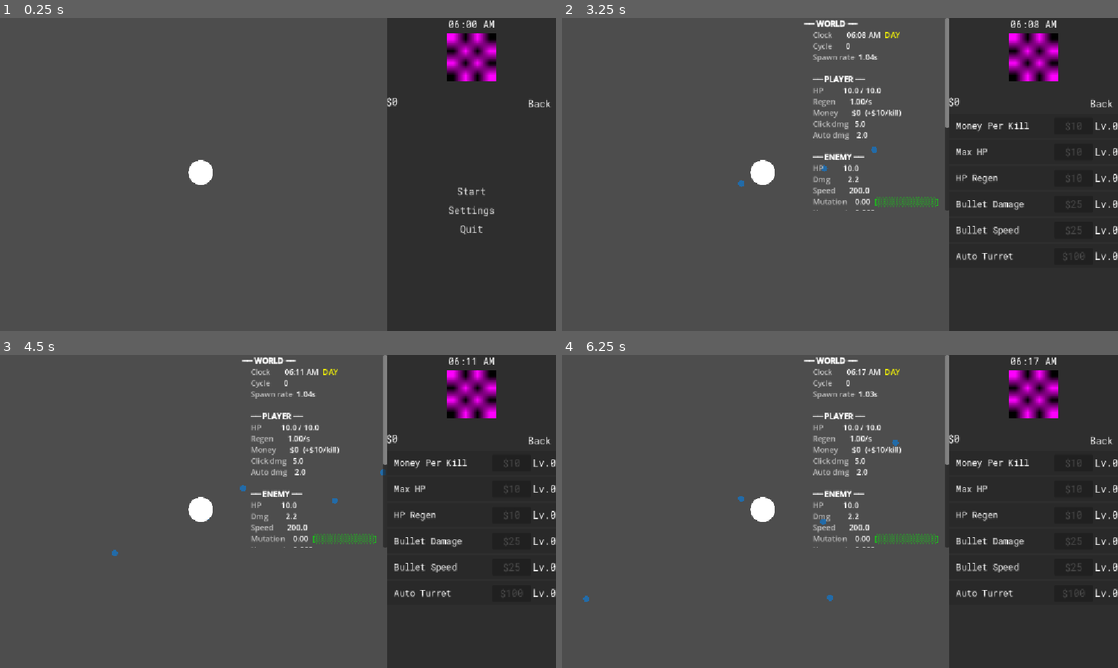
Above: before the commit, frames 1-4 (two rows, left to right).
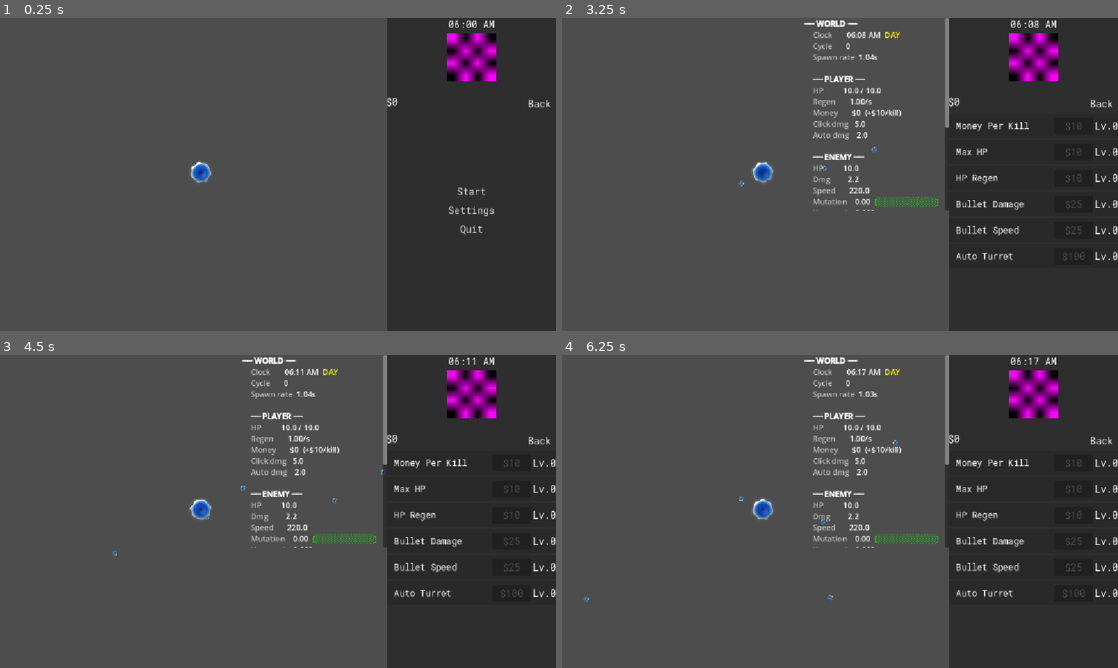
Above: after the commit, the same moments.

Repository: Star2578/Sunshine-no-Rainbow
Game: Godot game, scene res://scenes/game.tscn
Two runs of this game, one before a commit and one after it. Both use one fixed random seed, a clock stepped at 60 frames per second and the inputs below.
Inputs (mouse positions are in pixels of both pictures, inside the frame that each line leads up to):
- Up to frame 1 (0.25 s): no input
- Up to frame 2 (3.25 s): click "Start" at 0.5 s; click "Back" at 1.25 s; move the mouse to (962, 158) at 2.02 s; click (962, 158) at 2.17 s; drag from (728, 190) to (845, 155) at 2.77 s
- Up to frame 3 (4.5 s): move the mouse to (333, 442) at 3.52 s; click (333, 442) at 3.67 s; drag from (250, 574) to (372, 473) at 4.27 s
- Up to frame 4 (6.25 s): move the mouse to (1006, 558) at 5.02 s; click (1006, 558) at 5.17 s; drag from (673, 464) to (967, 495) at 5.77 s

The runs differ from the first frame. In frame 1, 0.3% of the frame differs, in the area x 33-39%, y 45-54%; in frame 2, 0.3%; in frame 3, 0.3%; in frame 4, 0.4%, in the area x 3-61%, y 27-79%.

Commit message:
visual 2

Diff:
--- a/scenes/bullet.tscn
+++ b/scenes/bullet.tscn
@@ -1,10 +1,15 @@
 [gd_scene format=3 uid="uid://bx2i1jvvax56a"]
 
 [ext_resource type="Script" uid="uid://dvdrewkkxbdms" path="res://scripts/bullet.gd" id="1_y25gk"]
+[ext_resource type="Shader" uid="uid://ck6321dnbumga" path="res://shaders/bullet.gdshader" id="2_l5glv"]
 [ext_resource type="Texture2D" uid="uid://c16ec7fwceihk" path="res://sprites/circle.png" id="2_y25gk"]
 
 [sub_resource type="CircleShape2D" id="CircleShape2D_l5glv"]
 radius = 45.0
+
+[sub_resource type="ShaderMaterial" id="ShaderMaterial_eoqba"]
+shader = ExtResource("2_l5glv")
+shader_parameter/pressure = 0.0
 
 [node name="Bullet" type="Area2D" unique_id=436873160]
 scale = Vector2(0.5, 0.5)
@@ -14,11 +19,14 @@
 shape = SubResource("CircleShape2D_l5glv")
 
 [node name="Sprite2D" type="Sprite2D" parent="." unique_id=243701521]
-modulate = Color(0.13384321, 0.4195313, 0.6595918, 1)
+material = SubResource("ShaderMaterial_eoqba")
 scale = Vector2(0.5, 0.5)
 texture = ExtResource("2_y25gk")
 
 [node name="VisibleOnScreenNotifier2D" type="VisibleOnScreenNotifier2D" parent="." unique_id=318720749]
 
+[node name="GPUParticles2D" type="GPUParticles2D" parent="." unique_id=784506521]
+emitting = false
+
 [connection signal="area_entered" from="." to="." method="_on_bullet_hit"]
 [connection signal="screen_exited" from="VisibleOnScreenNotifier2D" to="." method="_on_screen_exit"]
--- a/scenes/enemy.tscn
+++ b/scenes/enemy.tscn
@@ -11,6 +11,7 @@
 shader = ExtResource("2_4ra3w")
 shader_parameter/mutation = 0.0
 shader_parameter/hue_seed = 0.0
+shader_parameter/time_offset = 0.0
 
 [sub_resource type="ParticleProcessMaterial" id="ParticleProcessMaterial_4ra3w"]
 particle_flag_disable_z = true
--- a/scenes/player.tscn
+++ b/scenes/player.tscn
@@ -2,9 +2,14 @@
 
 [ext_resource type="Script" uid="uid://d2kgdenecjfmb" path="res://scripts/player.gd" id="1_g2els"]
 [ext_resource type="Texture2D" uid="uid://c16ec7fwceihk" path="res://sprites/circle.png" id="2_g2els"]
+[ext_resource type="Shader" uid="uid://ck6321dnbumga" path="res://shaders/bullet.gdshader" id="2_qhqgy"]
 
 [sub_resource type="CircleShape2D" id="CircleShape2D_g2els"]
 radius = 63.07139
+
+[sub_resource type="ShaderMaterial" id="ShaderMaterial_dqkch"]
+shader = ExtResource("2_qhqgy")
+shader_parameter/pressure = 1.0
 
 [node name="Player" type="Area2D" unique_id=580082574]
 scale = Vector2(0.4, 0.4)
@@ -15,4 +20,5 @@
 
 [node name="Sprite2D" type="Sprite2D" parent="." unique_id=1883255769]
 z_index = 10
+material = SubResource("ShaderMaterial_dqkch")
 texture = ExtResource("2_g2els")
--- a/scripts/enemy.gd
+++ b/scripts/enemy.gd
@@ -30,6 +30,8 @@
 		get_node("CollisionShape2D").set_deferred("disabled", false)
 	if GameManager.player:
 		look_at(GameManager.player.global_position)
+	var mat = $Sprite2D.material as ShaderMaterial
+	mat.set_shader_parameter("time_offset", randf() * 100.0)  # large range so they're well spread
 	_apply_shader_params()
 
 func deactivate():
--- a/scripts/globals/game_manager.gd
+++ b/scripts/globals/game_manager.gd
@@ -182,7 +182,8 @@
 	return base_enemy_hp * modifier * pow(1.15, cycle_count)
 
 func get_current_enemy_speed():
-	return base_enemy_speed
+	var modifier = 1.1 if is_day else 0.9
+	return base_enemy_speed * modifier * pow(1.1, cycle_count)
 
 func get_money_for_kill():
 	var modifier = 1 if is_day else 2        # night = double money
--- a/scripts/player.gd
+++ b/scripts/player.gd
@@ -52,6 +52,16 @@
 	b.look_at(get_global_mouse_position())
 	b.fire()
 
+	pool_index = (pool_index + 1) % bullet_pool.size()
+
+	# Set pressure from damage upgrade level
+	var dmg_level = GameManager.upgrades["bullet_dmg"]["level"]
+	var mat = b.get_node("Sprite2D").material as ShaderMaterial
+	if mat:
+		mat.set_shader_parameter("time_offset", randf() * 100.0)
+		mat.set_shader_parameter("pressure", clamp(dmg_level / 3.0, 0.0, 1.0))
+
+	b.fire()
 	pool_index = (pool_index + 1) % bullet_pool.size()
 
 func enable_auto_turret():
--- /dev/null
+++ b/shaders/bullet.gdshader
@@ -0,0 +1,94 @@
+shader_type canvas_item;
+
+// 0.0 = base water droplet, 1.0 = high pressure jet
+uniform float pressure : hint_range(0.0, 1.0) = 0.0;
+uniform float time_offset = 0.0;
+
+void fragment() {
+    vec2 uv = UV - 0.5;
+    float dist = length(uv);
+    float t = TIME + time_offset;
+
+    // -------------------------------------------------------
+    // SHAPE — soft circle with wobbly edge
+    // pressure tightens the wobble: base = lazy, upgraded = crisp
+    // -------------------------------------------------------
+    float angle = atan(uv.y, uv.x);
+
+    float wobble_speed  = mix(2.0, 5.0, pressure);
+    float wobble_amount = mix(0.06, 0.02, pressure);  // less wobbly when pressurized
+    float wobble_freq   = mix(4.0, 7.0, pressure);    // more ripple segments when pressurized
+
+    float wobble = sin(angle * wobble_freq + t * wobble_speed) * wobble_amount;
+             wobble += sin(angle * (wobble_freq + 2.0) - t * wobble_speed * 0.7) * wobble_amount * 0.5;
+
+    float radius = mix(0.38, 0.42, pressure) + wobble;  // pressurized = slightly smaller, tighter
+    float edge_softness = mix(0.10, 0.04, pressure);     // pressurized = harder edge
+
+    float body = smoothstep(radius, radius - edge_softness, dist);
+
+    // -------------------------------------------------------
+    // DEPTH — fake 3D sphere feel
+    // light source top-left, darker at edges
+    // -------------------------------------------------------
+    vec2 light_dir = normalize(vec2(-0.4, -0.6));
+    float diffuse = dot(normalize(vec3(uv, sqrt(max(0.0, 1.0 - dot(uv * 2.0, uv * 2.0))))), vec3(light_dir, 0.6));
+    diffuse = clamp(diffuse, 0.0, 1.0);
+
+    // -------------------------------------------------------
+    // SPECULAR — water surface highlight
+    // pressure makes highlight tighter and brighter (more like a jet than a droplet)
+    // -------------------------------------------------------
+    float spec_power = mix(12.0, 40.0, pressure);
+    float specular = pow(diffuse, spec_power);
+
+    // Small secondary highlight — the inner light bounce
+    vec2 bounce_offset = vec2(0.12, 0.1);
+    float bounce = smoothstep(0.22, 0.0, length(uv - bounce_offset));
+    bounce *= mix(0.3, 0.15, pressure);
+
+    // -------------------------------------------------------
+    // COLOR
+    // base: soft translucent water blue
+    // pressurized: deeper, more saturated, colder
+    // -------------------------------------------------------
+    vec3 deep_color    = mix(vec3(0.05, 0.30, 0.70), vec3(0.00, 0.15, 0.60), pressure);
+    vec3 mid_color     = mix(vec3(0.20, 0.60, 0.95), vec3(0.10, 0.45, 0.90), pressure);
+    vec3 surface_color = mix(vec3(0.70, 0.90, 1.00), vec3(0.85, 0.95, 1.00), pressure);
+
+    // Blend by distance from center: deep → mid → surface
+    float depth_blend = smoothstep(0.0, 0.38, dist);
+    vec3 color = mix(deep_color, mid_color, depth_blend);
+    color = mix(color, surface_color, smoothstep(0.25, 0.42, dist));
+
+    // Add diffuse shading for the sphere illusion
+    color = mix(color * 0.5, color, diffuse * 0.7 + 0.3);
+
+    // Layer on specular and bounce
+    color += vec3(specular * mix(0.8, 1.2, pressure));
+    color += surface_color * bounce;
+
+    // -------------------------------------------------------
+    // INNER RIPPLE — pulse radiating from center
+    // feels like the water is alive/under pressure
+    // -------------------------------------------------------
+    float ripple_speed = mix(3.0, 7.0, pressure);
+    float ripple = sin(dist * 18.0 - t * ripple_speed) * 0.5 + 0.5;
+    ripple *= smoothstep(0.38, 0.1, dist);   // only inside the body
+    ripple *= smoothstep(0.0, 0.1, dist);    // not at dead center
+    ripple *= mix(0.04, 0.08, pressure);     // subtle — just enough to read
+    color += vec3(0.6, 0.85, 1.0) * ripple;
+
+    // -------------------------------------------------------
+    // ALPHA — translucent water, less so under pressure
+    // -------------------------------------------------------
+    float base_alpha = mix(0.82, 0.96, pressure);
+    float alpha = body * base_alpha;
+
+    // Soft outer glow — watery refraction feel at the very edge
+    float glow = smoothstep(radius + 0.12, radius, dist) * (1.0 - body);
+    glow *= mix(0.25, 0.1, pressure);
+    alpha += glow;
+
+    COLOR = vec4(color, alpha * COLOR.a);
+}
--- a/shaders/enemy.gdshader
+++ b/shaders/enemy.gdshader
@@ -3,6 +3,8 @@
 // --- Tuning inputs from GDScript ---
 uniform float mutation : hint_range(0.0, 1.0) = 0.0;  // form chaos: 0=clean, 1=full freak
 uniform float hue_seed = 0.0;                          // unbounded, driven by cycle_count * golden_ratio
+uniform float time_offset = 0.0;
+
 
 // --- Hue rotation ---
 vec3 hue_shift(vec3 color, float shift) {
@@ -20,7 +22,7 @@
     vec2 uv = UV - 0.5;
     float dist = length(uv);
     float angle = atan(uv.y, uv.x);
-    float t = TIME;
+    float t = TIME + time_offset;
 
     // -------------------------------------------------------
     // CORONA SHAPE
@@ -28,7 +30,8 @@
     float spike_freq = mix(6.0, 14.0, mutation);
     float noise  = sin(angle * spike_freq + t * 2.0) * 0.5 + 0.5;
           noise += sin(angle * (spike_freq * 1.7) - t * 1.3) * 0.3;
-    float corona_radius = mix(0.35, 0.32 + noise * 0.08, mutation);
+    float wobble_amount = 0.03 + noise * (0.03 + 0.08 * mutation);
+	float corona_radius = mix(0.35, wobble_amount + 0.32, 0.4 + mutation * 0.6);
 
     float body   = smoothstep(corona_radius, corona_radius - 0.05, dist);
     float corona = smoothstep(0.5, corona_radius, dist) * mix(0.4, 0.7, mutation);
@@ -60,8 +63,8 @@
     // IRIDESCENCE — rainbow oil-slick quality at high mutation
     // -------------------------------------------------------
     float irid = sin(angle * 3.0 + t) * 0.5 + 0.5;
-    vec3 irid_color = hue_shift(color, irid * mutation * 0.25);
-    color = mix(color, irid_color, mutation * 0.6);
+	vec3 irid_color = hue_shift(color, irid * (0.05 + mutation * 0.20));
+	color = mix(color, irid_color, 0.15 + mutation * 0.45);
 
     // -------------------------------------------------------
     // EXTREME TERRITORY — kicks in when hue_seed > 2.0
@@ -77,7 +80,7 @@
     // -------------------------------------------------------
     // PULSE — faster and more erratic with mutation
     // -------------------------------------------------------
-    float pulse = 1.0 + sin(t * (3.0 + mutation * 4.0)) * 0.12 * mutation;
+    float pulse = 1.0 + sin(t * (3.0 + mutation * 4.0)) * (0.06 + 0.12 * mutation);
     color *= pulse;
 
     COLOR = vec4(color, alpha * COLOR.a);
Not shown, added: shaders/bullet.gdshader.uid
